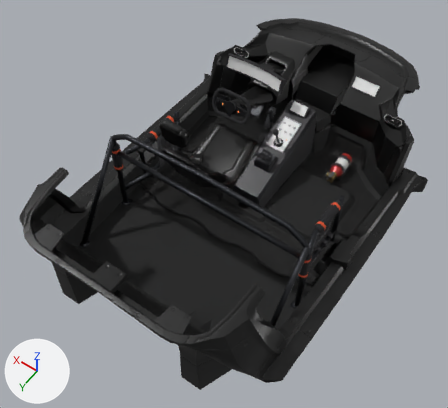
The FBX model Assets/01RAEHYEON/AventadorTransplant/v1_cockpit.fbx as it was, and as the next commit left it.
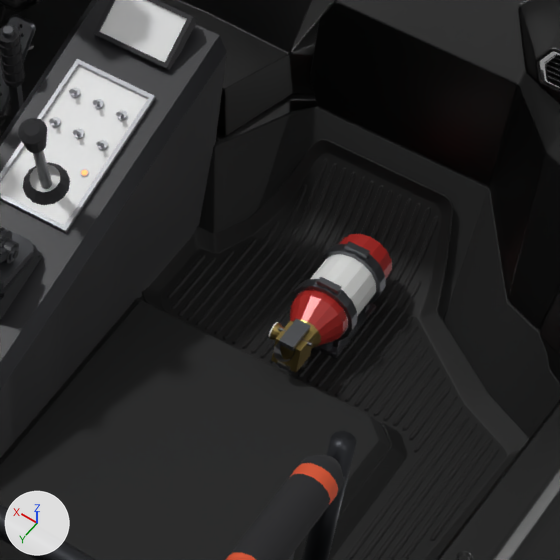
Each version appears first whole from a camera (50 mm lens) standing at (-5.84, 9.0, 12.45) and looking at (0.12, 0.65, -0.67), and next in a close-up on the part from 60% to 87% of the width and 25% to 55% of the height. Every picture has the same lights, and +X, +Y and +Z are marked at lower left. The first two pictures are the older version. Where no turn or scale is listed for an object, it has been applied to the vertices.

The first close-up shows 'CagePadding', 'CentreConsole', 'Ctrl_SwitchPanel_Plate', 'FireExtinguisher_Bottle', 'FireExtinguisher_Mount', 'Int_C_007', 'Int_C_008', 'RollCage', 'interior.021', 'interior.033', 'interior.034', 'interior.036' and 14 more.
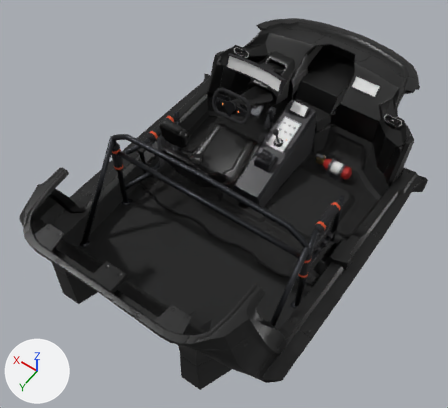
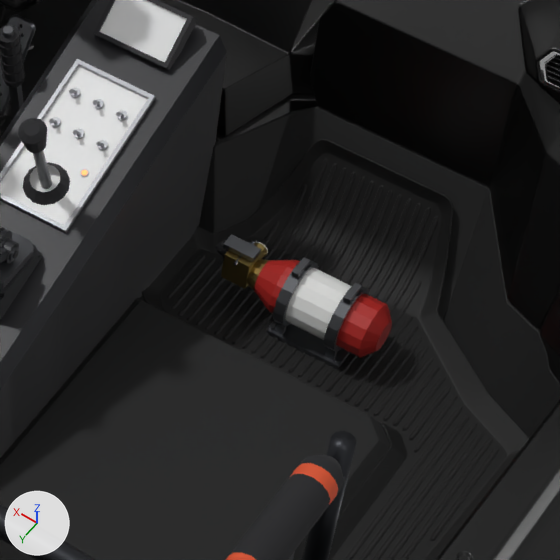
Diff of the bpy script that builds the scene:
```diff
--- a/Assets/01RAEHYEON/AventadorTransplant/v1_cockpit.fbx.py
+++ b/Assets/01RAEHYEON/AventadorTransplant/v1_cockpit.fbx.py
@@ ob_fireextinguisher_bottle @@
 ob_fireextinguisher_bottle.parent = ob_aventadorfit_root
-ob_fireextinguisher_bottle.location = (-0.47, 1.97, 0.239)
+ob_fireextinguisher_bottle.location = (-0.422, 1.978, 0.239)
+ob_fireextinguisher_bottle.rotation_euler = (0.0, 0.0, -1.571)  # degrees (0, 0, -90)
@@ ob_fireextinguisher_mount @@
 ob_fireextinguisher_mount.parent = ob_aventadorfit_root
-ob_fireextinguisher_mount.location = (-0.47, 1.932, 0.162)
+ob_fireextinguisher_mount.location = (-0.46, 1.978, 0.162)
+ob_fireextinguisher_mount.rotation_euler = (0.0, 0.0, -1.571)  # degrees (0, 0, -90)
```

What differs and where, as boxes [x1, y1, x2, y2] in the close-ups (560 x 560 px):
'FireExtinguisher_Bottle', moved, turned
    before: [268, 234, 392, 373]
    after: [215, 234, 392, 358]
'FireExtinguisher_Mount', moved, turned
    before: [290, 241, 386, 359]
    after: [266, 257, 370, 369]
